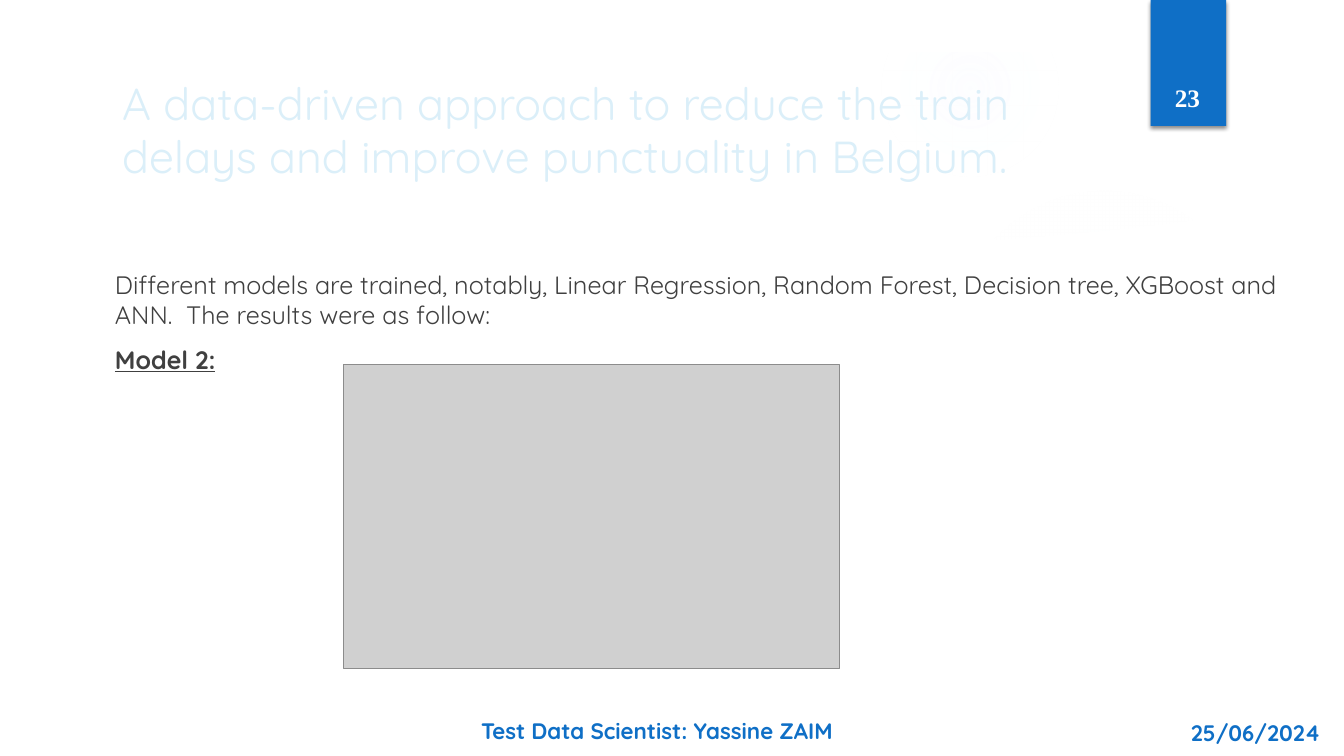
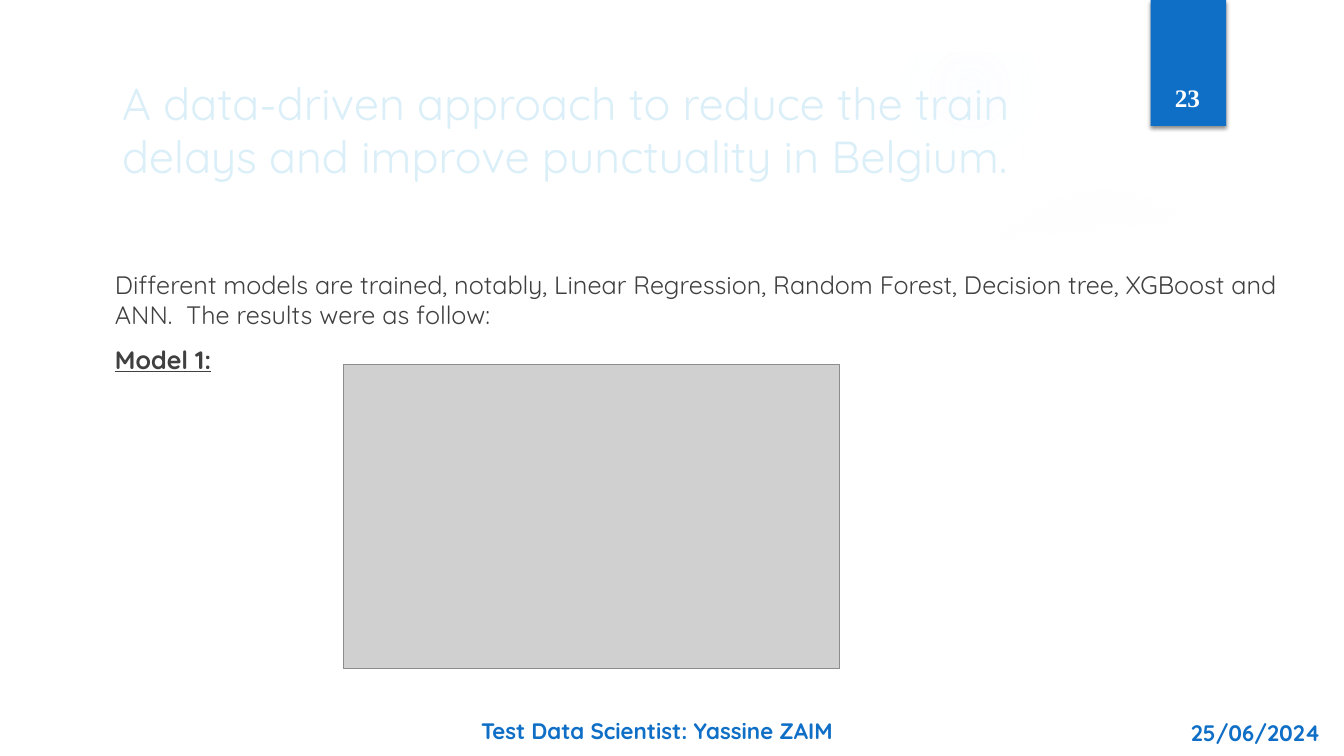
Before and after one commit to ZaimYassine/Ypto-test-Yassine-Zaim, a slide deck: slide 23 of Test_Data_Scientist_Yassine_ZAIM.pptx. Drawn at 1344x756 pixels with LibreOffice and Linux fonts; fonts in the diff are those of the drawing; grey boxes stand for pictures; background and template pictures are left out. Boxes give left, top, right and bottom in pixels: in the first picture for what was removed or moved away, otherwise in the second. Text is boxed around its words. In the diff, an @@ line names an element or a change of style, - is before the commit and + after.

```diff
--- a/Test_Data_Scientist_Yassine_ZAIM.pptx
+++ b/Test_Data_Scientist_Yassine_ZAIM.pptx
@@ text at bbox=[115, 350, 211, 372]: text changed @@
-Model 2:
+Model 1:
```
Also in this commit, not shown: 11 other slides changed, 1 slide added, 2 other files.
